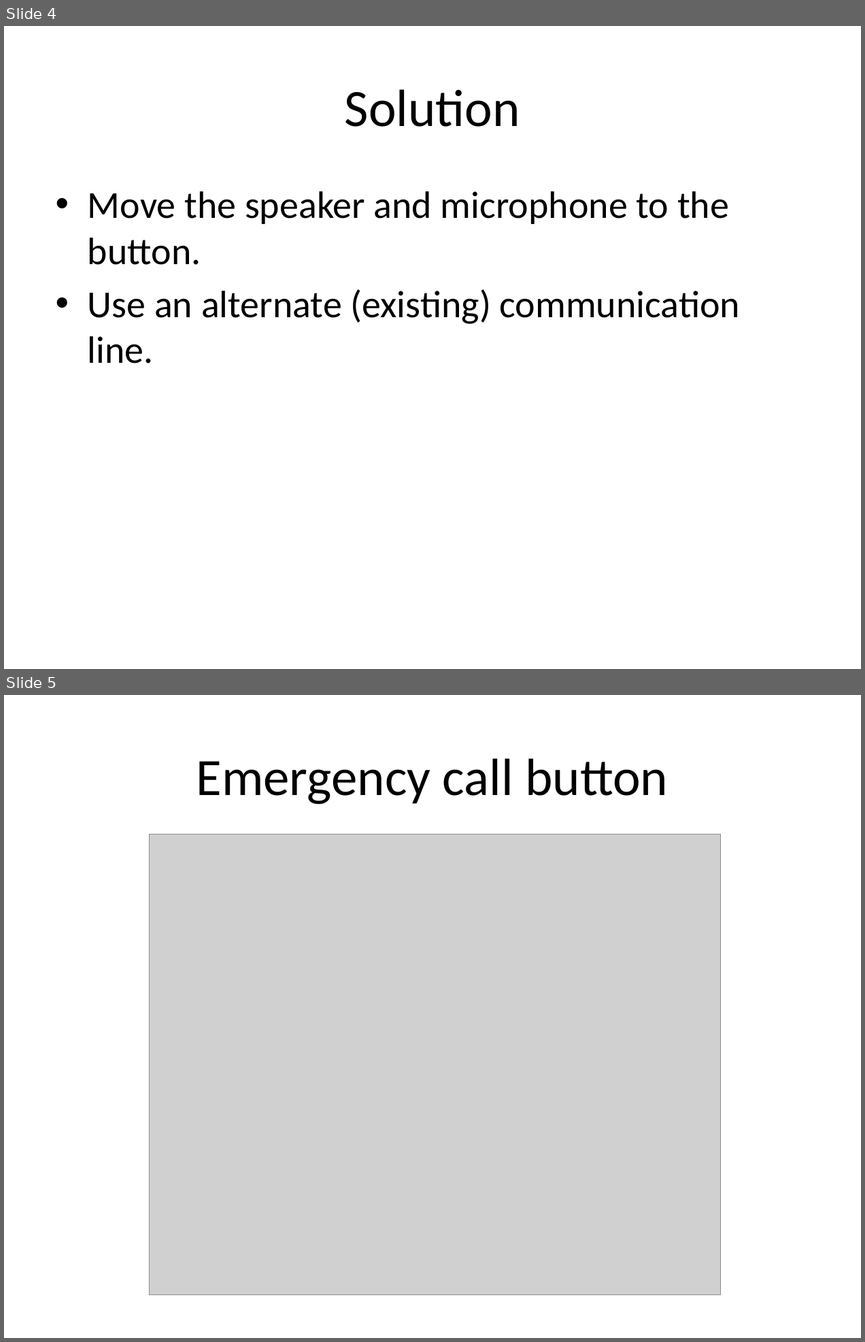
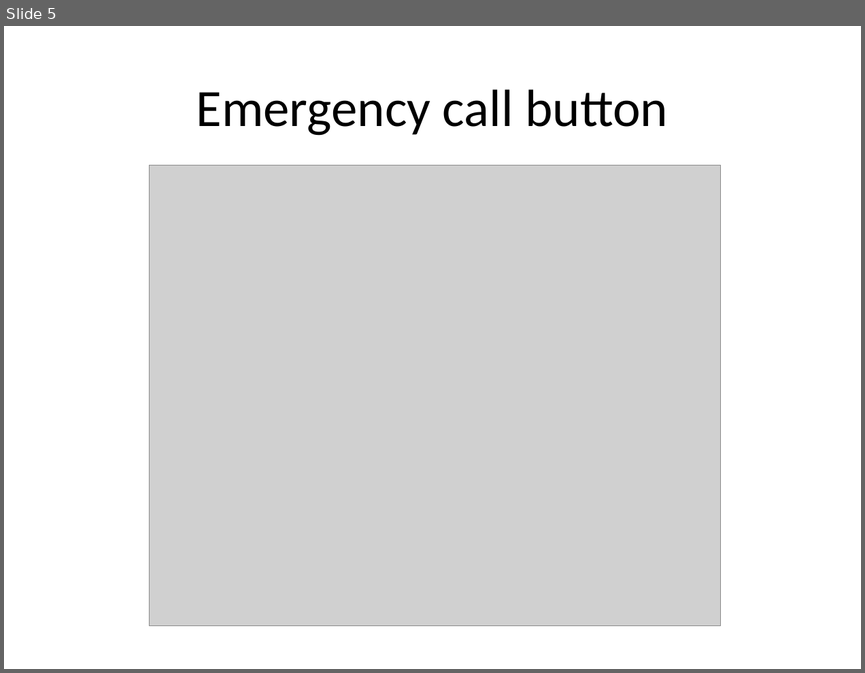
Before and after one commit to ahpoder/masterofit2009, a slide deck: syseng_hwco/proj/Artifact/Presentations/Presentation_11_02_11.pptx. Shown one above the other, each under a label of ours: slides 4 and 5 before the commit, slide 5 after it. The pictures are 865x1342 and 865x673 pixels, drawn with LibreOffice and Linux fonts; fonts in the diff are those of the drawing; grey boxes stand for pictures. Boxes give left, top, right and bottom in pixels: in the first picture for what was removed or moved away, otherwise in the second. Text is boxed around its words. In the diff, an @@ line names an element or a change of style, - is before the commit and + after.

```diff
--- a/syseng_hwco/proj/Artifact/Presentations/Presentation_11_02_11.pptx
+++ b/syseng_hwco/proj/Artifact/Presentations/Presentation_11_02_11.pptx
@@ slide 4 removed at [4,26,861,669], background #FFFFFF @@
@@ title removed at [345,89,520,127] @@
-Solution
@@ text removed at [88,191,740,363] @@
-• Move the speaker and microphone to the button.
-• Use an alternate (existing) communication line.
```
Also in this commit, not shown: 1 slide changed, 4 slides added, 3 other slides removed.
